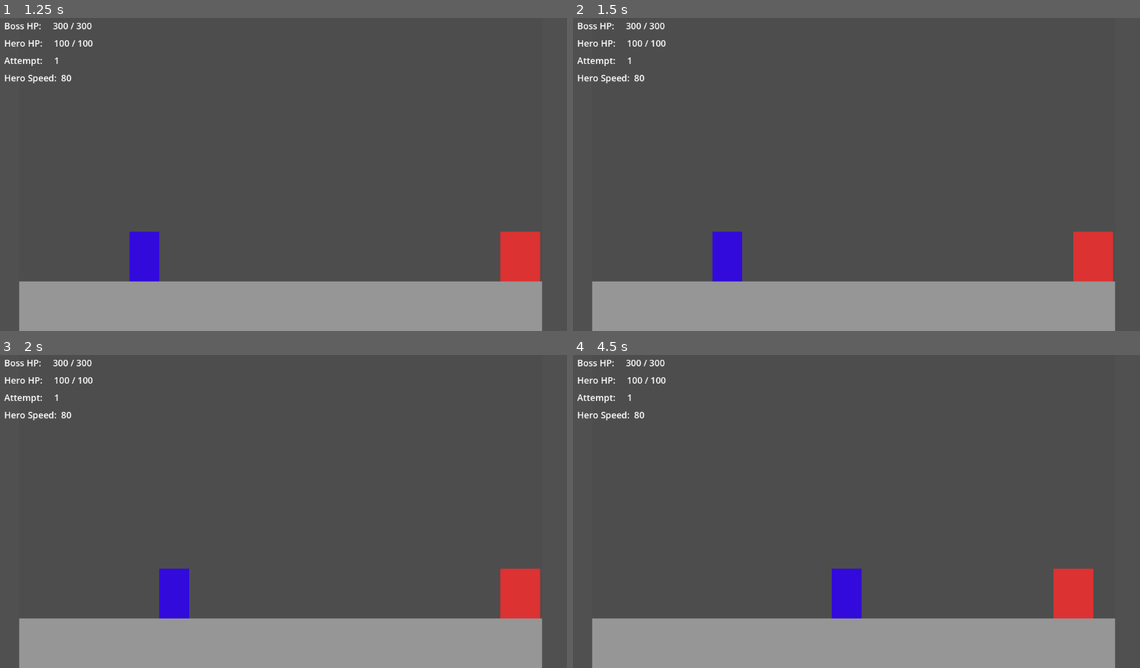
Above: before the commit, frames 1-4 (two rows, left to right).
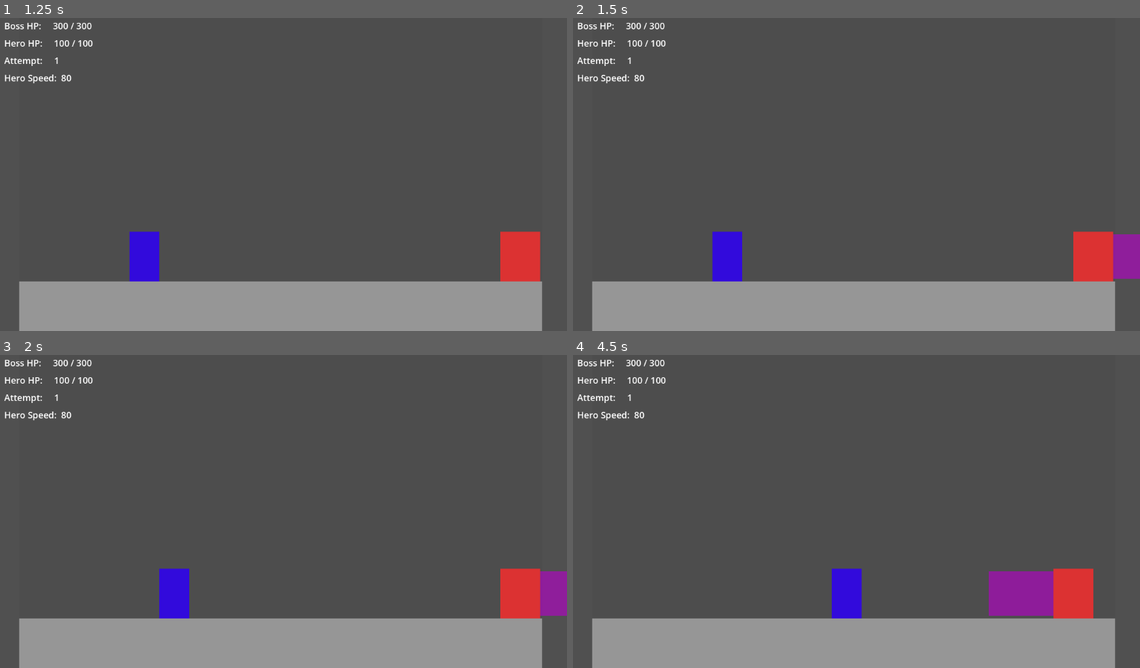
Above: after the commit, the same moments.

Repository: Mausinator08/project-anti-hero
Game: Godot game, scene res://scenes/main.tscn
The game is run twice, just before and just after one commit, with the same random seed, the same clock (stepped at 60 frames per second) and the same inputs.
Inputs:
- Up to frame 1 (1.25 s): hold D (move_right) from 0.53 s (still down); tap J (boss_light_attack) at 0.6 s; tap K (boss_heavy_attack, bound only after the commit) at 0.8 s
- Up to frame 2 (1.5 s): keep holding D (move_right); tap K (boss_heavy_attack, bound only after the commit) at 1.35 s
- Up to frame 3 (2 s): keep holding D (move_right); tap J (boss_light_attack) at 1.55 s
- Up to frame 4 (4.5 s): release D (move_right) at 2.03 s; hold A (move_left) 2.03-2.78 s; tap J (boss_light_attack) at 2.1, 3.05, 3.6 s; tap K (boss_heavy_attack, bound only after the commit) at 2.3, 2.85, 3.8, 4.35 s; hold D (move_right) 2.78-4.28 s; hold A (move_left) from 4.28 s (still down)

Frame 1 is identical in both runs. In frame 2, 0.7% of the frame differs, in the area x 95-100%, y 69-84%; in frame 3, 0.7%; in frame 4, 1.6%, in the area x 73-85%, y 69-84%.

Commit message:
phase 11 boss heavy attack

Diff:
--- a/project.godot
+++ b/project.godot
@@ -38,6 +38,11 @@
 "events": [Object(InputEventKey,"resource_local_to_scene":false,"resource_name":"","device":-1,"window_id":0,"alt_press …(192 unchanged characters)…
 ]
 }
+boss_heavy_attack={
+"deadzone": 0.2,
+"events": [Object(InputEventKey,"resource_local_to_scene":false,"resource_name":"","device":-1,"window_id":0,"alt_pressed":false,"shift_pressed":false,"ctrl_pressed":false,"meta_pressed":false,"pressed":false,"keycode":0,"physical_keycode":75,"key_label":0,"unicode":107,"location":0,"echo":false,"script":null)
+]
+}
 
 [physics]
 
--- a/scenes/main.tscn
+++ b/scenes/main.tscn
@@ -18,6 +18,9 @@
 
 [sub_resource type="RectangleShape2D" id="RectangleShape2D_sugp2"]
 size = Vector2(70, 80)
+
+[sub_resource type="RectangleShape2D" id="RectangleShape2D_o6xl0"]
+size = Vector2(130, 90)
 
 [sub_resource type="RectangleShape2D" id="RectangleShape2D_0wfyh"]
 size = Vector2(60, 100)
@@ -97,6 +100,20 @@
 offset_bottom = 80.0
 color = Color(1, 0.78431374, 0, 0.7058824)
 
+[node name="SlamHitbox" type="Area2D" parent="Boss" unique_id=1918494638]
+visible = false
+position = Vector2(80, 5)
+monitoring = false
+
+[node name="SlamShape" type="CollisionShape2D" parent="Boss/SlamHitbox" unique_id=431056211]
+position = Vector2(65, 45)
+shape = SubResource("RectangleShape2D_o6xl0")
+
+[node name="SlamVisual" type="ColorRect" parent="Boss/SlamHitbox" unique_id=1210008245]
+offset_right = 130.0
+offset_bottom = 90.0
+color = Color(0.7058824, 0, 0.78431374, 0.627451)
+
 [node name="Hero" type="CharacterBody2D" parent="." unique_id=815339252]
 position = Vector2(172, 448)
 script = ExtResource("2_0wfyh")
--- a/scripts/Boss.gd
+++ b/scripts/Boss.gd
@@ -7,21 +7,35 @@
 const GRAVITY = 980.0
 const MAX_HEALTH: int = 300
 
+# --- Light attack: Backhand Swipe ---
+const SWIPE_DAMAGE: int = 25
+
+# --- Heavy attack: Ground Slam ---
+const SLAM_DAMAGE: int = 50
+const SLAM_COOLDOWN: float = 2.0   # seconds before Slam can be used again
+const SLAM_WINDUP: float = 0.35    # warning visible before damage activates
+const SLAM_ACTIVE_TIME: float = 0.3 # how long hitbox stays active after windup
+
 var health: int = MAX_HEALTH
 var facing_direction: int = -1
-var is_attacking: bool = false
 
-# Set to true by GameManager when the game ends
+var is_attacking: bool = false  # true while Backhand Swipe is executing
+var is_slamming: bool = false   # true while Ground Slam is executing
+var slam_cooldown: float = 0.0  # counts down between Slam uses
+
 var game_over: bool = false
 
 @onready var swipe_hitbox: Area2D = $SwipeHitbox
+@onready var slam_hitbox: Area2D  = $SlamHitbox
 
 func _ready() -> void:
+	# Both hitboxes start hidden and inactive
 	swipe_hitbox.monitoring = false
 	swipe_hitbox.visible = false
+	slam_hitbox.monitoring = false
+	slam_hitbox.visible = false
 
 func _physics_process(delta: float) -> void:
-	# Freeze completely when game is over
 	if game_over:
 		return
 
@@ -29,7 +43,7 @@
 	if not is_on_floor():
 		velocity.y += GRAVITY * delta
 
-	# Read player movement input
+	# Read movement input
 	var direction := 0
 	if Input.is_action_pressed("move_left"):
 		direction = -1
@@ -42,15 +56,23 @@
 	velocity.x = direction * SPEED
 	move_and_slide()
 
-	# Check for attack input
-	if Input.is_action_just_pressed("boss_light_attack") and not is_attacking:
+	# Count down Slam cooldown every frame
+	if slam_cooldown > 0.0:
+		slam_cooldown -= delta
+
+	# Light attack — blocked while Slam is running
+	if Input.is_action_just_pressed("boss_light_attack") and not is_attacking and not is_slamming:
 		perform_swipe()
 
+	# Heavy attack — blocked while Swipe is running, and while on cooldown
+	if Input.is_action_just_pressed("boss_heavy_attack") and not is_slamming and not is_attacking and slam_cooldown <= 0.0:
+		perform_slam()
+
 func set_game_over() -> void:
-	# Called by GameManager when either win or loss condition is met
 	game_over = true
 	velocity = Vector2.ZERO
 
+# --- Backhand Swipe (unchanged from Phase 10) ---
 func perform_swipe() -> void:
 	is_attacking = true
 
@@ -65,13 +87,12 @@
 	await get_tree().process_frame
 	await get_tree().process_frame
 
-	# Skip damage if game ended during the two-frame wait
 	if not game_over:
 		for body in swipe_hitbox.get_overlapping_bodies():
 			if body == self:
 				continue  # Never damage yourself
 			if body.has_method("take_damage"):
-				body.take_damage(25)
+				body.take_damage(SWIPE_DAMAGE)
 
 	await get_tree().create_timer(0.25).timeout
 
@@ -79,8 +100,54 @@
 	swipe_hitbox.visible = false
 	is_attacking = false
 
+# --- Ground Slam (new) ---
+func perform_slam() -> void:
+	is_slamming = true
+	slam_cooldown = SLAM_COOLDOWN
+
+	# Position the slam hitbox in front of Boss
+	# Hitbox is 130px wide — Boss visual ends at x=80 facing right, starts at x=0 facing left
+	if facing_direction == 1:
+		slam_hitbox.position = Vector2(80, 5)     # right of Boss
+	else:
+		slam_hitbox.position = Vector2(-130, 5)   # left of Boss
+
+	# --- Windup phase ---
+	# Show the hitbox as a visible WARNING — monitoring is still OFF
+	# The player sees the purple box and has 0.35s to react
+	slam_hitbox.visible = true
+	slam_hitbox.monitoring = false
+
+	await get_tree().create_timer(SLAM_WINDUP).timeout
+
+	# If game ended during windup, clean up and stop
+	if game_over:
+		slam_hitbox.visible = false
+		is_slamming = false
+		return
+
+	# --- Damage phase ---
+	# Now turn on monitoring — hitbox is hot
+	slam_hitbox.monitoring = true
+
+	await get_tree().process_frame
+	await get_tree().process_frame
+
+	if not game_over:
+		for body in slam_hitbox.get_overlapping_bodies():
+			if body == self:
+				continue  # Never damage yourself
+			if body.has_method("take_damage"):
+				body.take_damage(SLAM_DAMAGE)
+
+	# Keep hitbox active and visible briefly for feedback
+	await get_tree().create_timer(SLAM_ACTIVE_TIME).timeout
+
+	slam_hitbox.monitoring = false
+	slam_hitbox.visible = false
+	is_slamming = false
+
 func take_damage(amount: int) -> void:
-	# Ignore damage if already defeated
 	if health <= 0:
 		return
 
